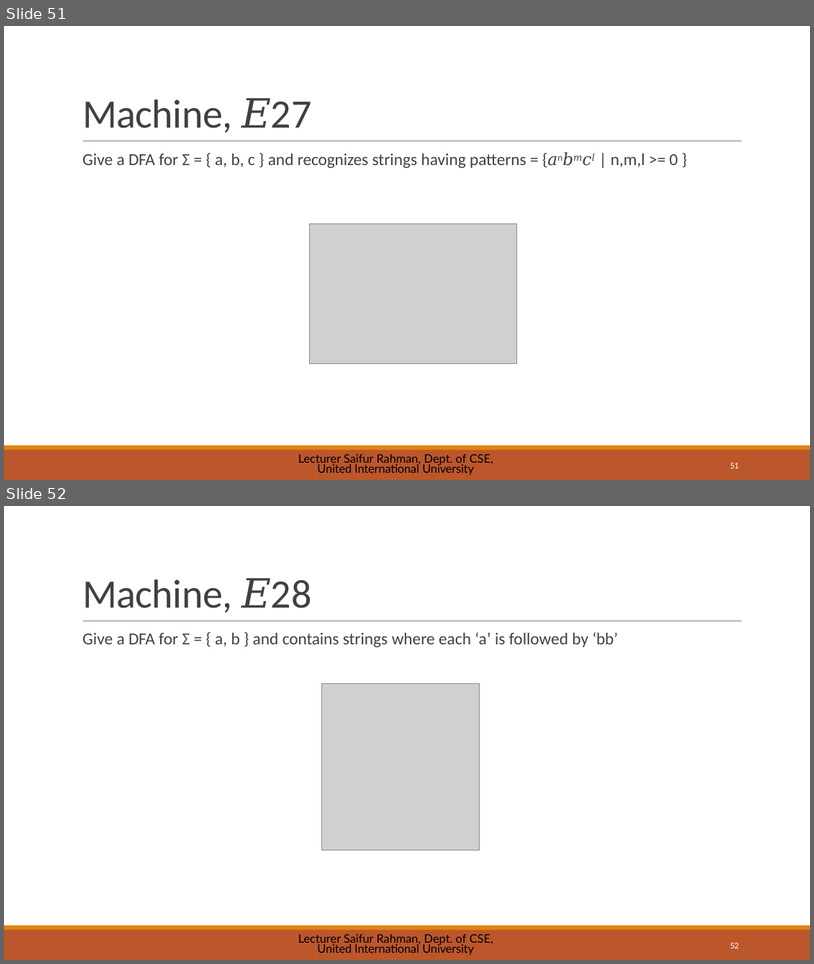
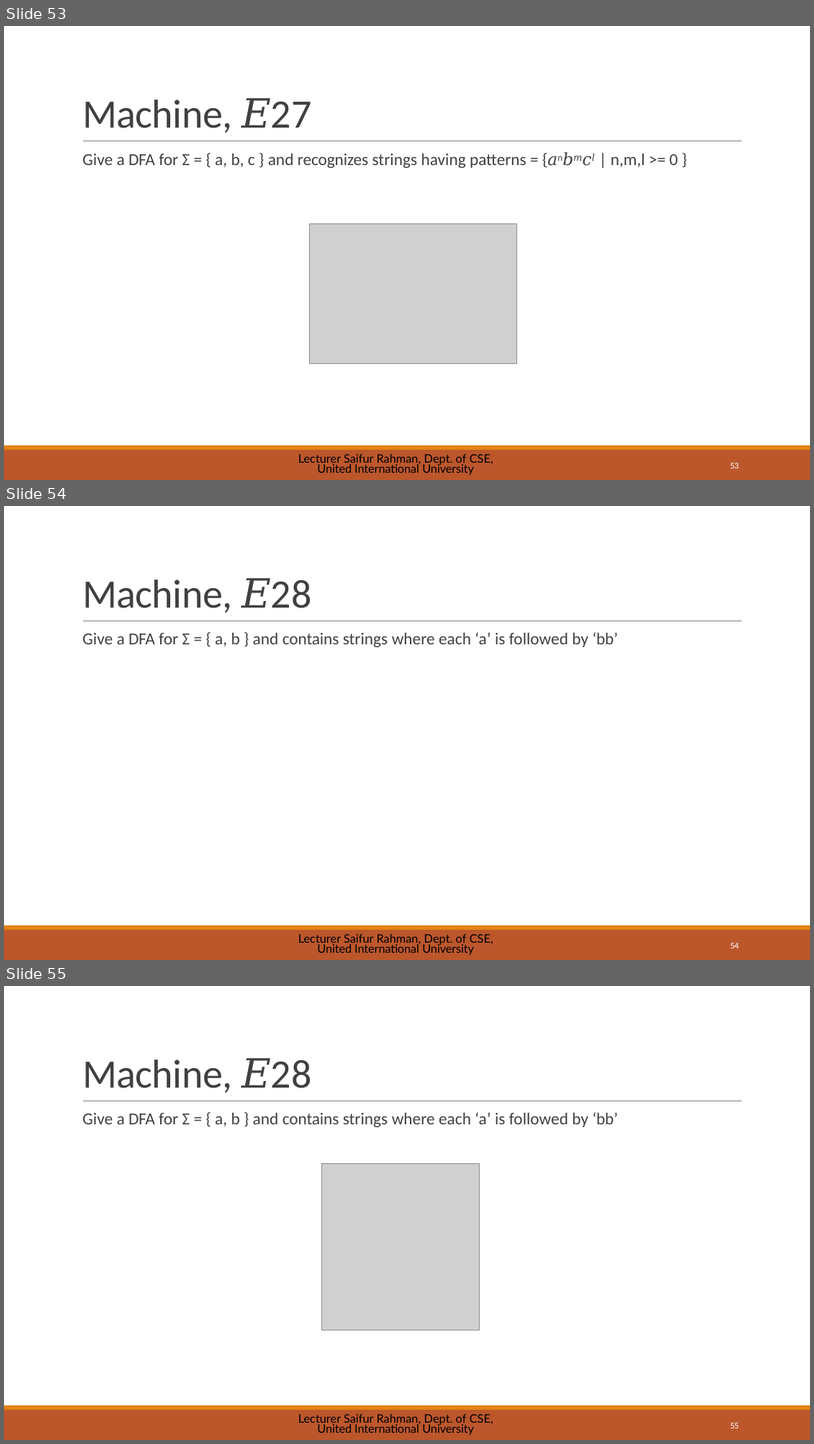
Before and after one commit to saifurrahman1701/UIU-Courses-Materials-, a slide deck: BSCSE/[251] Spring 2025/Theory of Computation_CSE 2233/Slides/03 - DFA.pptx. Shown one above the other, each under a label of ours: slides 51 and 52 before the commit, slides 53, 54 and 55 after it. The pictures are 814x964 and 814x1444 pixels, drawn with LibreOffice and Linux fonts; fonts in the diff are those of the drawing; grey boxes stand for pictures. Boxes give left, top, right and bottom in pixels: in the first picture for what was removed or moved away, otherwise in the second. Text is boxed around its words. In the diff, an @@ line names an element or a change of style, - is before the commit and + after.

```diff
--- a/BSCSE/[251] Spring 2025/Theory of Computation_CSE 2233/Slides/03 - DFA.pptx
+++ b/BSCSE/[251] Spring 2025/Theory of Computation_CSE 2233/Slides/03 - DFA.pptx
@@ slide 54 added at [4,506,810,960], background #FFFFFF; not listed: 3 template elements that a slide beside it also shows @@
@@ title added at [82,578,312,613], 48 pt, text #404040 @@
+Machine, 𝐸28
@@ text added at [82,632,619,647], 20 pt, text #404040 @@
+Give a DFA for Σ = { a, b } and contains strings where each ‘a’ is followed by ‘bb’
@@ text added at [298,934,494,955], 14 pt, text #000000 @@
+Lecturer Saifur Rahman, Dept. of CSE, United International University
@@ page number added at [730,942,739,948], 10.5 pt, text #FFFFFF @@
+54
@@ what was slide 51 is now slide 53 @@
@@ page number at [730,462,739,468]: text changed @@
-51
+53
@@ what was slide 52 is now slide 55 @@
```
Also in this commit, not shown: 2 other slides added, 8 other files.
